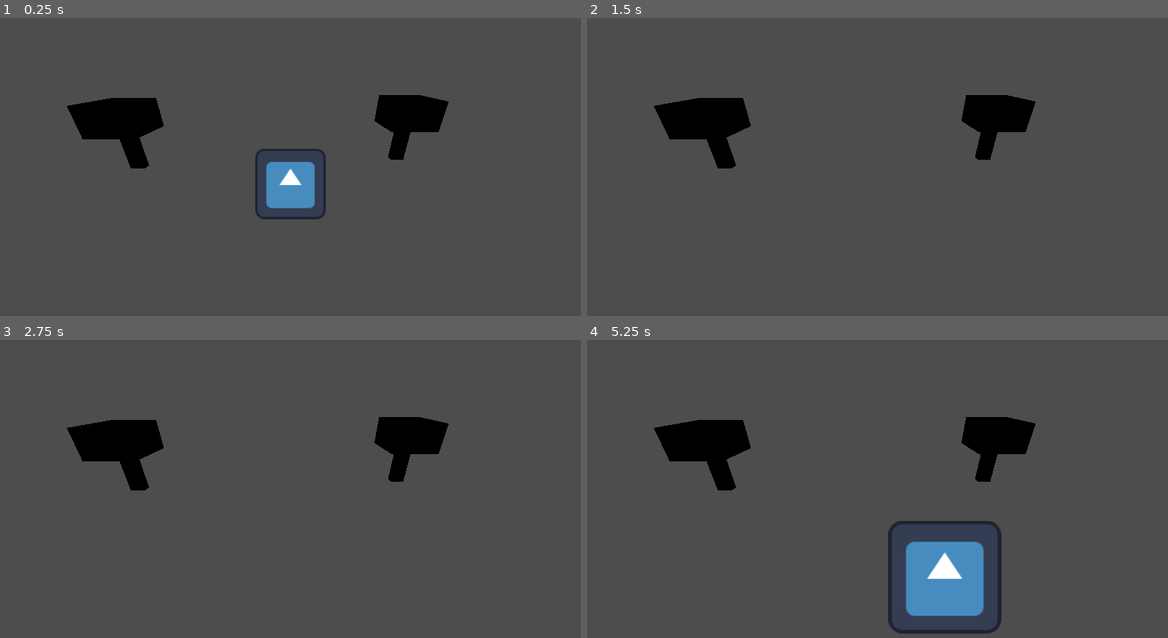
Above: before the commit, frames 1-4 (two rows, left to right).
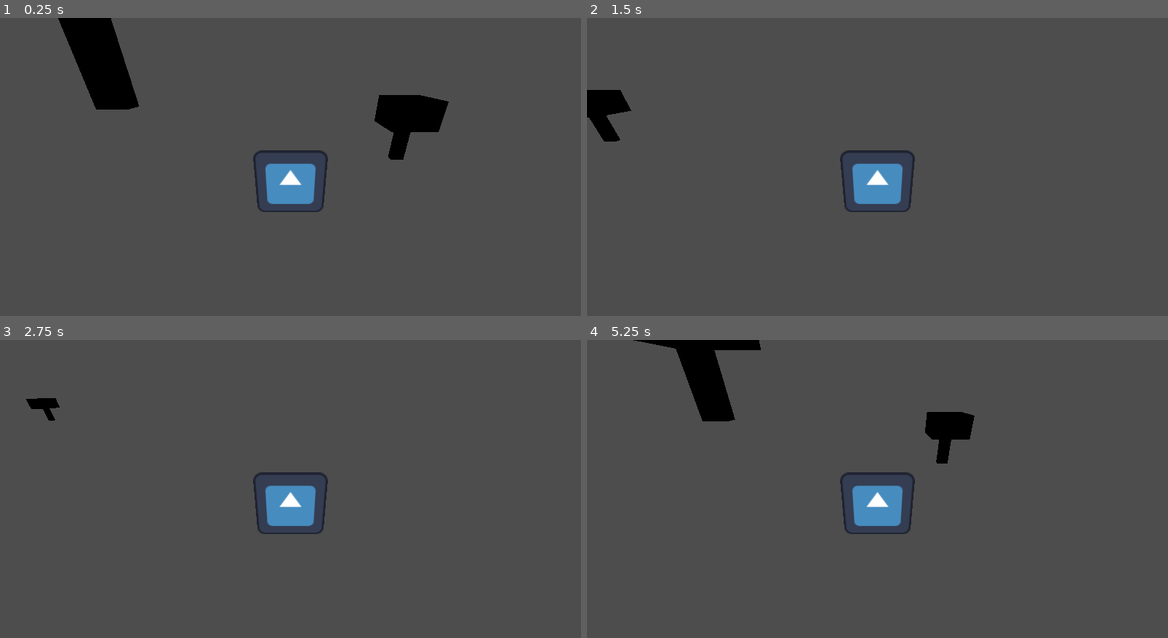
Above: after the commit, the same moments.

Repository: arrowira/KenneyJam
Game: Godot game, scene res://Scenes/Main.tscn
Same seed, same stepped clock (60 frames per second), same inputs: the game is played once before the commit and once after it. The engine's default icon, where the game draws it, is replaced by a stand-in: a white triangle on a blue panel in a dark square.
Inputs:
- Up to frame 1 (0.25 s): no input
- Up to frame 2 (1.5 s): tap Enter at 0.5 s; hold D (right) 0.53-1.28 s; hold S (down) from 1.28 s (still down)
- Up to frame 3 (2.75 s): release S (down) at 2.03 s; hold D (right) from 2.03 s (still down)
- Up to frame 4 (5.25 s): release D (right) at 2.78 s; hold W (up) 2.78-3.53 s; tap Space at 3.5 s; hold A (left) 3.53-5.03 s; tap Enter at 4.25 s; hold S (down) from 5.03 s (still down)

The runs differ from the first frame. In frame 1, 4.9% of the frame differs, in the area x 10-57%, y 0-68%; in frame 2, 6.2%; in frame 3, 5.6%; in frame 4, 12%, in the area x 8-78%, y 0-99%.

Commit message:
Iso Camera

Diff:
--- a/kenney-jam/Scenes/Main.tscn
+++ b/kenney-jam/Scenes/Main.tscn
@@ -6,7 +6,7 @@
 [node name="Main" type="Node3D"]
 
 [node name="TreeTest" parent="." instance=ExtResource("1_idj7w")]
-transform = Transform3D(1, 0, 0, 0, 1, 0, 0, 0, 1, -4.0475674, 0, -1.836472)
+transform = Transform3D(2, 0, 0, 0, 2, 0, 0, 0, 2, -4.0475674, 2.0238242, -1.836472)
 
 [node name="TreeTest2" parent="." instance=ExtResource("1_idj7w")]
 transform = Transform3D(1, 0, 0, 0, 1, 0, 0, 0, 1, 3.0994065, 0, -2.4612534)
--- a/kenney-jam/Scenes/Player.tscn
+++ b/kenney-jam/Scenes/Player.tscn
@@ -6,15 +6,12 @@
 [sub_resource type="BoxShape3D" id="BoxShape3D_rpqav"]
 size = Vector3(1, 1, 0.13793945)
 
-[node name="Player" type="Node3D"]
-
-[node name="Collider" type="CharacterBody3D" parent="."]
+[node name="Player" type="CharacterBody3D"]
 script = ExtResource("1_kyqiw")
 
-[node name="Sprite" type="Sprite3D" parent="Collider"]
-billboard = 1
+[node name="Sprite" type="Sprite3D" parent="."]
 texture = ExtResource("2_gntrk")
 
-[node name="CollisionShape3D" type="CollisionShape3D" parent="Collider"]
+[node name="CollisionShape3D" type="CollisionShape3D" parent="."]
 transform = Transform3D(1, 0, 0, 0, 1, 0, 0, 0, 1, 0.026153684, 0.23519379, 0.048574895)
 shape = SubResource("BoxShape3D_rpqav")
--- a/kenney-jam/Scenes/TreeTest.tscn
+++ b/kenney-jam/Scenes/TreeTest.tscn
@@ -3,6 +3,7 @@
 [sub_resource type="BoxMesh" id="BoxMesh_akaw4"]
 
 [node name="TreeTest" type="Node3D"]
+transform = Transform3D(4, 0, 0, 0, 4, 0, 0, 0, 4, 0, 0, 0)
 
 [node name="Canopy" type="MeshInstance3D" parent="."]
 transform = Transform3D(1.1861849, 0, 0, 0, 0.71334904, 0, 0, 0, 1.2029729, 0, 0.8095588, 0)
